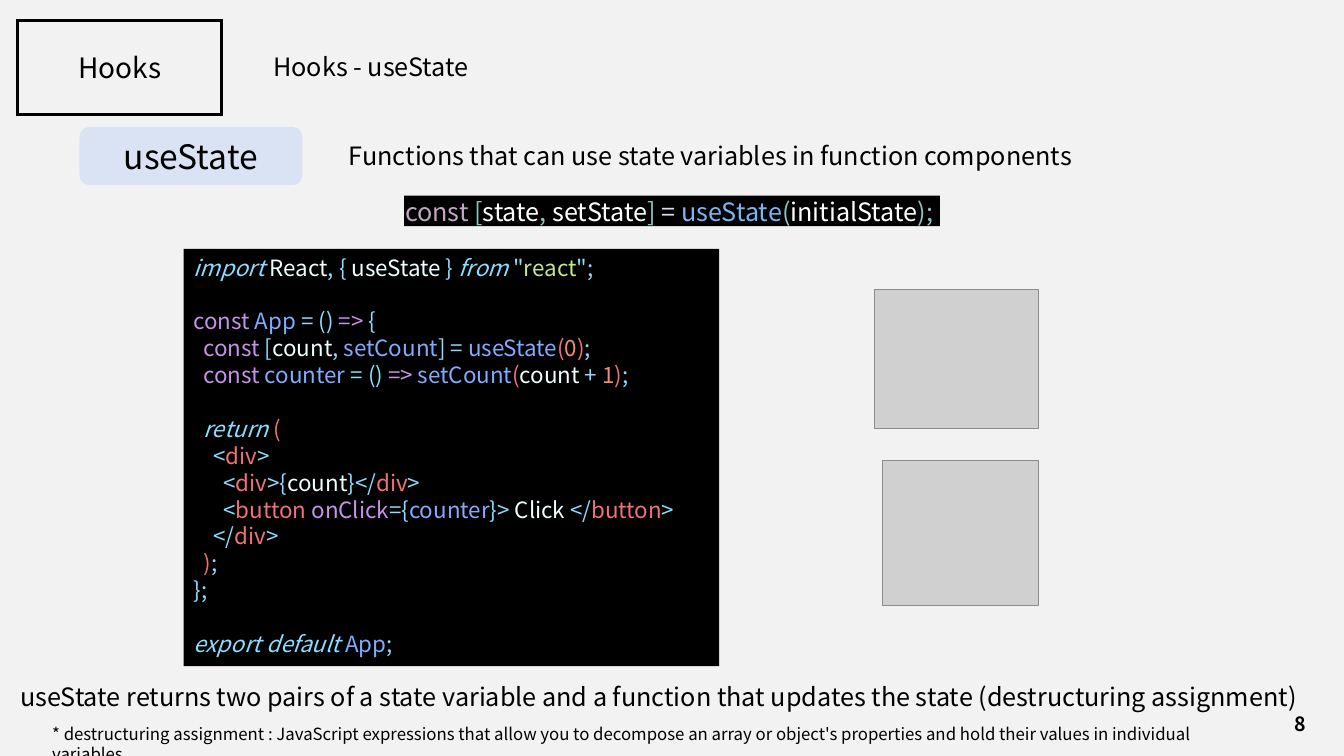
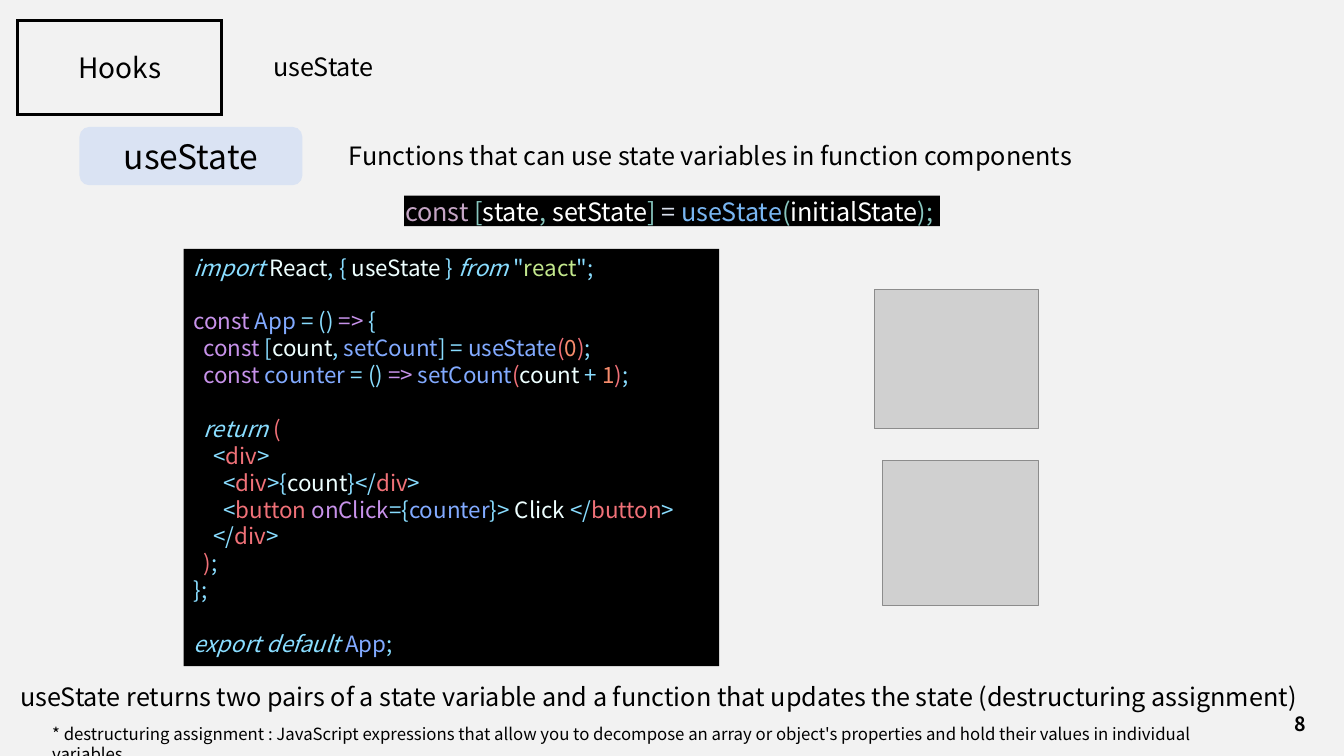
Before and after one commit to J3SUNG/Seminar, a slide deck: slide 8 of 210228_React_Hooks.pptx. Drawn at 1344x756 pixels with LibreOffice and Linux fonts; fonts in the diff are those of the drawing; grey boxes stand for pictures. Boxes give left, top, right and bottom in pixels: in the first picture for what was removed or moved away, otherwise in the second. Text is boxed around its words. In the diff, an @@ line names an element or a change of style, - is before the commit and + after.

```diff
--- a/210228_React_Hooks.pptx
+++ b/210228_React_Hooks.pptx
@@ text at bbox=[273, 57, 374, 77]: text changed @@
-Hooks - useState
+useState
```
Also in this commit, not shown: 24 other slides changed.
